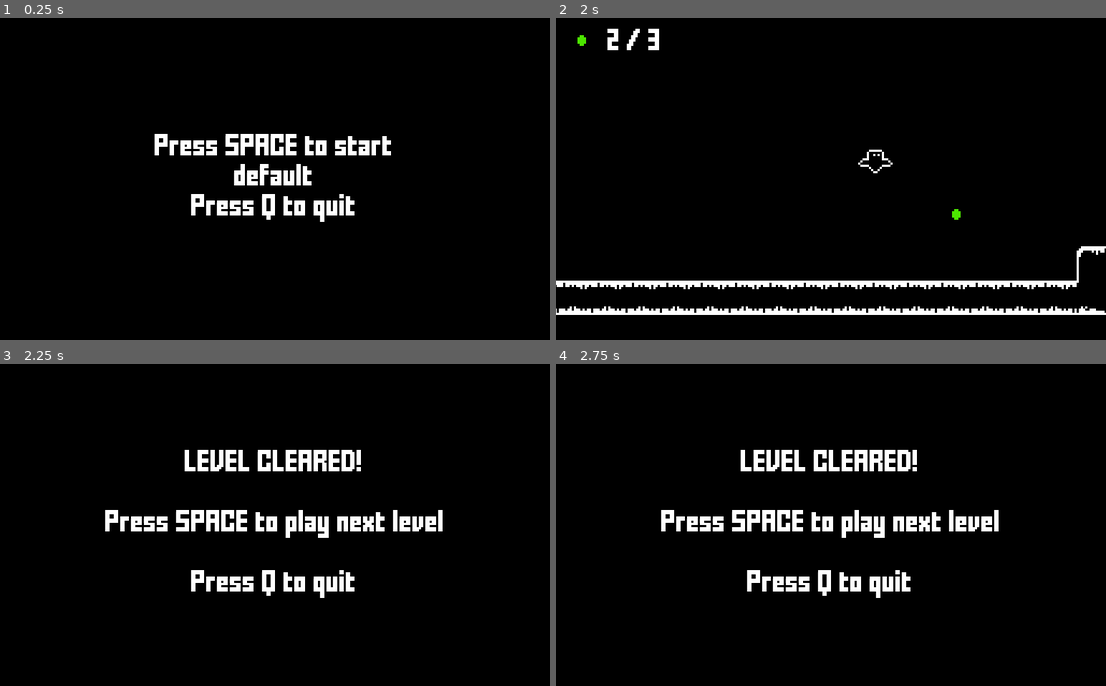
Above: before the commit, frames 1-4 (two rows, left to right).
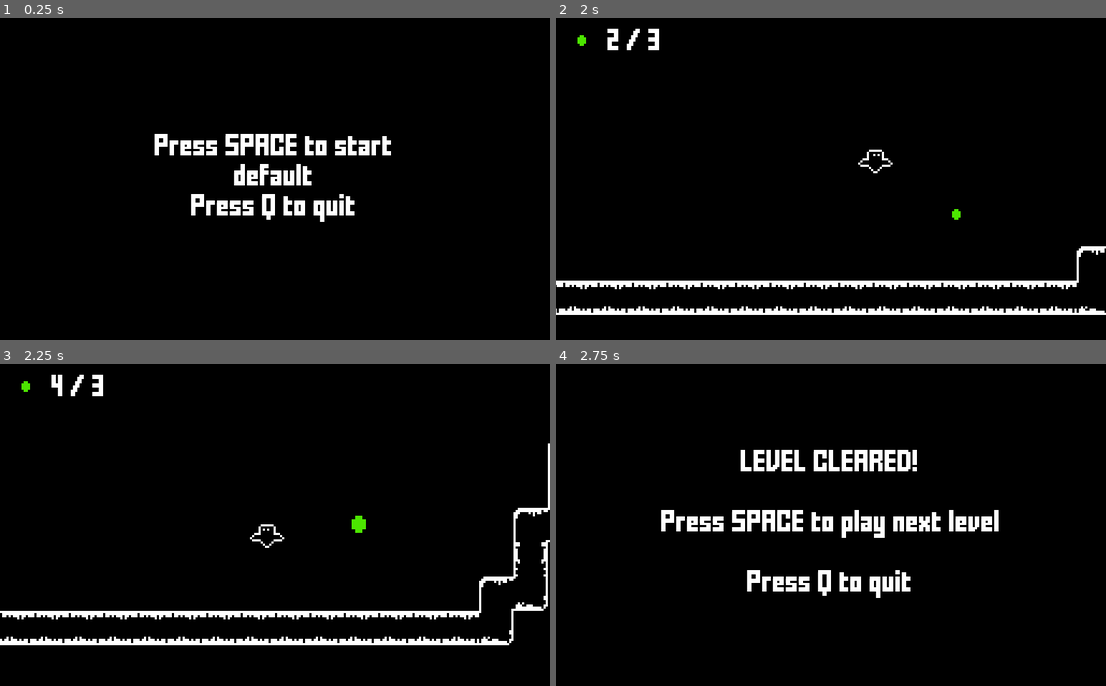
Above: after the commit, the same moments.

Repository: kylehorton33/1bit-platformer
Game: Godot game, scene res://src/Main.tscn
The game is run twice, just before and just after one commit, with the same random seed, the same clock (stepped at 60 frames per second) and the same inputs.
Inputs:
- Up to frame 1 (0.25 s): no input
- Up to frame 2 (2 s): tap Space (start) at 0.5, 1.35 s; hold Space (start) 0.53-1.28 s; hold Right (ui_right) from 0.53 s (still down); tap Up (jump) at 0.77, 1.52 s
- Up to frame 3 (2.25 s): release Right (ui_right) at 2.03 s; hold Left (ui_left) from 2.03 s (still down); hold Space (start) from 2.03 s (still down)
- Up to frame 4 (2.75 s): keep holding Left (ui_left); keep holding Space (start)

Frames 1-2 are identical in both runs. In frame 3, 9.1% of the frame differs, in the area x 0-100%, y 3-88%; in frame 4, nothing differs.

Commit message:
short delay at after last coin collected

Diff:
--- a/src/Levels/BaseLevel.gd
+++ b/src/Levels/BaseLevel.gd
@@ -1,6 +1,7 @@
 extends Node2D
 
 onready var ui = $CanvasLayer/GameUI
+onready var end_timer = $EndTimer
 
 var n_collectibles = 0
 var n_collected = 0
@@ -18,4 +19,7 @@
 	n_collected += 1
 	ui.collected = n_collected
 	if (n_collected >= n_collectibles):
-		emit_signal("collected_all")
+		end_timer.start(0.5)
+
+func _on_EndTimer_timeout():
+	emit_signal("collected_all")
--- a/src/Levels/BaseLevel.tscn
+++ b/src/Levels/BaseLevel.tscn
@@ -35,3 +35,7 @@
 [node name="CanvasLayer" type="CanvasLayer" parent="."]
 
 [node name="GameUI" parent="CanvasLayer" instance=ExtResource( 4 )]
+
+[node name="EndTimer" type="Timer" parent="."]
+
+[connection signal="timeout" from="EndTimer" to="." method="_on_EndTimer_timeout"]
